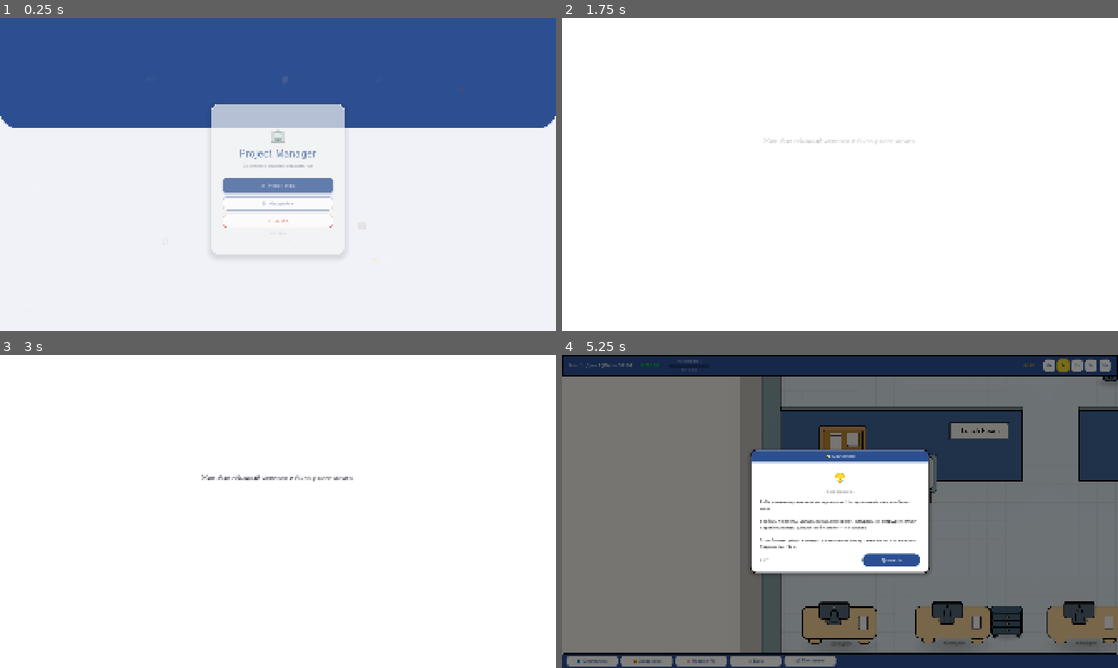
Above: before the commit, frames 1-4 (two rows, left to right).
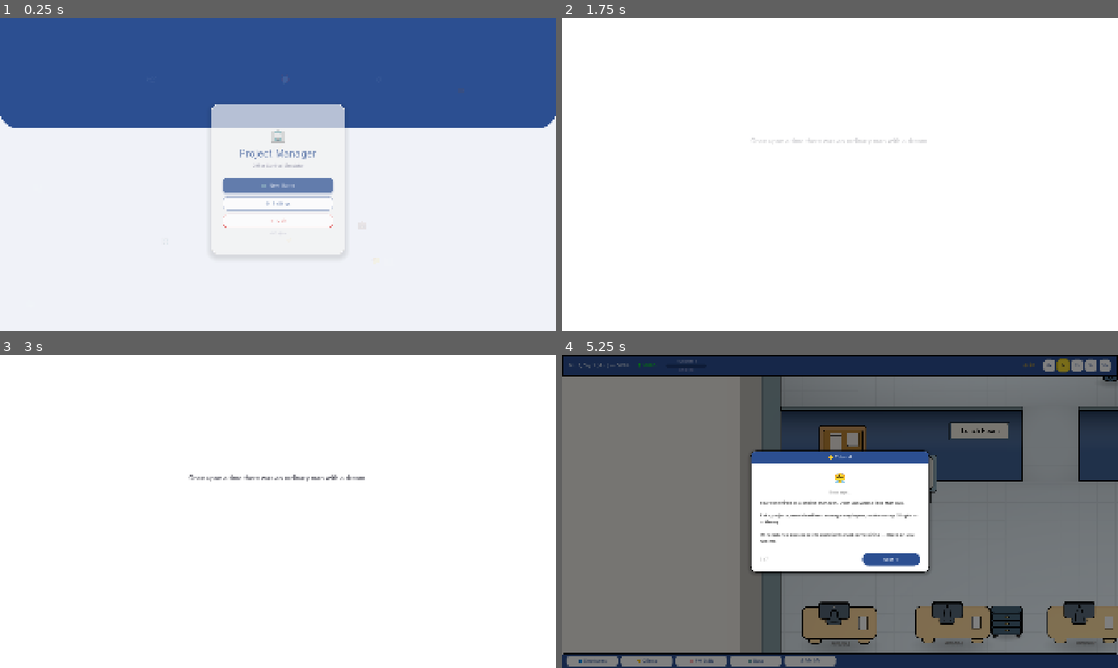
Above: after the commit, the same moments.

Repository: Esca69/project-manager-sim
Game: Godot game, scene res://Scenes/main_menu.tscn
The game is run twice, just before and just after one commit, with the same random seed, the same clock (stepped at 60 frames per second) and the same inputs. Sound files missing from this copy of the repository are replaced by a short silence.
Inputs (mouse positions are in pixels of both pictures, inside the frame that each line leads up to):
- Up to frame 1 (0.25 s): no input
- Up to frame 2 (1.75 s): click "🆕 Новая игра" (after the commit: "🆕 New Game") at 0.5 s; tap Enter at 1.25 s; move the mouse to (962, 158) at 1.27 s; hold Right (ui_right) from 1.28 s (still down); tap E (interact) at 1.35 s; click (962, 158) at 1.42 s
- Up to frame 3 (3 s): tap Space at 2 s; move the mouse to (166, 527) at 2.02 s; release Right (ui_right) at 2.03 s; hold Down (ui_down) 2.03-2.78 s; tap Q (motivate) at 2.1 s; tap Enter at 2.75 s; move the mouse to (333, 442) at 2.77 s; hold Right (ui_right) from 2.78 s (still down); tap R (no_toilet) at 2.85 s
- Up to frame 4 (5.25 s): tap Space at 3.5 s; move the mouse to (812, 574) at 3.52 s; release Right (ui_right) at 3.53 s; hold Up (ui_up) 3.53-4.28 s; tap 4 (speed_10x) at 3.6 s; click (812, 574) at 3.67 s; move the mouse to (1006, 558) at 4.27 s; hold Left (ui_left) 4.28-5 s; hold 1 (speed_1x) 4.28-5 s; click "Далее →" (after the commit: "Next →") at 5 s

The runs differ from the first frame. In frame 1, 0.1% of the frame differs, in the area x 43-57%, y 46-66%; in frame 2, less than 0.1%; in frame 3, 0.3%; in frame 4, 2.8%, in the area x 2-100%, y 1-99%.

Commit message:
Add lighting, shaders, typing sound, auto-lang
Add gradient textures, multiple PointLight2D and Sprite2D nodes to Scenes/office.tscn to create lighting/toning effects (plus a small BookcaseSide position tweak). Add a Sprite placeholder in player.tscn. Add Sound/typing.mp3 and its import settings. Introduce _apply_volume_materials() in Scripts/player.gd and Scripts/employee.gd (and call it from _ready) to apply a shader-based volumetric light/shadow effect to body sprites, clean up legacy shadow test sprites, and ensure the head sprite is not affected. Also fix a comment typo and add automatic language detection on first run in Scripts/main_menu.gd (_load_settings).

Diff:
--- a/Scenes/office.tscn
+++ b/Scenes/office.tscn
@@ -86,6 +86,42 @@
 [sub_resource type="RectangleShape2D" id="RectangleShape2D_8yipd"]
 size = Vector2(957.5, 292)
 
+[sub_resource type="Gradient" id="Gradient_1fy8r"]
+offsets = PackedFloat32Array(0, 0.62, 1)
+colors = PackedColorArray(1, 1, 1, 1, 0.44666666, 0.44666666, 0.44666666, 1, 0, 0, 0, 1)
+
+[sub_resource type="GradientTexture2D" id="GradientTexture2D_drf25"]
+gradient = SubResource("Gradient_1fy8r")
+fill = 1
+fill_from = Vector2(0.5233645, 0.54672897)
+fill_to = Vector2(1, 1)
+
+[sub_resource type="Gradient" id="Gradient_drf25"]
+offsets = PackedFloat32Array(0, 0.34, 1)
+colors = PackedColorArray(1, 1, 1, 0, 0.85490197, 0.85490197, 0.85490197, 0, 0, 0, 0, 1)
+
+[sub_resource type="GradientTexture2D" id="GradientTexture2D_kwql6"]
+gradient = SubResource("Gradient_drf25")
+fill = 1
+fill_from = Vector2(0.4813084, 0.49532712)
+
+[sub_resource type="Gradient" id="Gradient_kwql6"]
+offsets = PackedFloat32Array(0, 0.5733333)
+colors = PackedColorArray(0, 0, 0, 1, 1, 1, 1, 0)
+
+[sub_resource type="GradientTexture2D" id="GradientTexture2D_hwh3d"]
+gradient = SubResource("Gradient_kwql6")
+fill_from = Vector2(0.5221239, 0)
+fill_to = Vector2(0.5233645, 1)
+
+[sub_resource type="Gradient" id="Gradient_hwh3d"]
+interpolation_mode = 2
+
+[sub_resource type="GradientTexture2D" id="GradientTexture2D_igjay"]
+gradient = SubResource("Gradient_hwh3d")
+fill_from = Vector2(0.22897196, 0.1542056)
+fill_to = Vector2(0.7196262, 0.682243)
+
 [node name="Office" type="Node2D"]
 z_as_relative = false
 script = ExtResource("1_2vylc")
@@ -174,6 +210,179 @@
 position = Vector2(-373.75, -236)
 shape = SubResource("RectangleShape2D_8yipd")
 
+[node name="PointLight2D" type="PointLight2D" parent="FullOffice/StaticBody2D"]
+position = Vector2(-784.99994, 470)
+scale = Vector2(34.250004, 17.4375)
+energy = 0.1
+shadow_enabled = true
+shadow_color = Color(0, 0, 0, 0.89411765)
+texture = SubResource("GradientTexture2D_drf25")
+
+[node name="PointLight2D3" type="PointLight2D" parent="FullOffice/StaticBody2D"]
+position = Vector2(-46, -622)
+scale = Vector2(10.906254, 7.9062495)
+energy = 0.1
+shadow_enabled = true
+shadow_color = Color(0, 0, 0, 0.89411765)
+texture = SubResource("GradientTexture2D_drf25")
+
+[node name="PointLight2D4" type="PointLight2D" parent="FullOffice/StaticBody2D"]
+position = Vector2(725, -619)
+scale = Vector2(10.906254, 7.9062495)
+energy = 0.1
+shadow_enabled = true
+shadow_color = Color(0, 0, 0, 0.89411765)
+texture = SubResource("GradientTexture2D_drf25")
+
+[node name="PointLight2D2" type="PointLight2D" parent="FullOffice/StaticBody2D"]
+position = Vector2(-1175.5, -616.5)
+scale = Vector2(21.859375, 7.765624)
+energy = 0.1
+shadow_color = Color(0, 0, 0, 0.89411765)
+texture = SubResource("GradientTexture2D_drf25")
+
+[node name="Sprite2D" type="Sprite2D" parent="FullOffice/StaticBody2D"]
+modulate = Color(1, 1, 1, 0.15686275)
+position = Vector2(-1173.75, -619.74994)
+scale = Vector2(22.085938, 7.8671856)
+texture = SubResource("GradientTexture2D_kwql6")
+
+[node name="Sprite2D2" type="Sprite2D" parent="FullOffice/StaticBody2D"]
+modulate = Color(1, 1, 1, 0.050980393)
+position = Vector2(-784.875, 461.49997)
+scale = Vector2(34.183598, 17.828125)
+texture = SubResource("GradientTexture2D_kwql6")
+
+[node name="Sprite2D3" type="Sprite2D" parent="FullOffice/StaticBody2D"]
+modulate = Color(1, 1, 1, 0.09803922)
+position = Vector2(-44.9375, -621.4375)
+scale = Vector2(10.935548, 7.8886714)
+texture = SubResource("GradientTexture2D_kwql6")
+
+[node name="Sprite2D6" type="Sprite2D" parent="FullOffice/StaticBody2D"]
+modulate = Color(1, 1, 1, 0.09803922)
+position = Vector2(205.76558, -238.99998)
+scale = Vector2(3.2260733, 4.0625005)
+texture = SubResource("GradientTexture2D_kwql6")
+
+[node name="Sprite2D9" type="Sprite2D" parent="FullOffice/StaticBody2D"]
+modulate = Color(1, 1, 1, 0.08235294)
+position = Vector2(977, -239.99998)
+scale = Vector2(3.1396487, 4.0625005)
+texture = SubResource("GradientTexture2D_kwql6")
+
+[node name="Sprite2D10" type="Sprite2D" parent="FullOffice/StaticBody2D"]
+modulate = Color(1, 1, 1, 0.08235294)
+position = Vector2(1235.0001, -241.99997)
+scale = Vector2(2.7224116, 4.125)
+texture = SubResource("GradientTexture2D_kwql6")
+
+[node name="Sprite2D7" type="Sprite2D" parent="FullOffice/StaticBody2D"]
+modulate = Color(1, 1, 1, 0.08235294)
+position = Vector2(-949.5, -238.5)
+scale = Vector2(2.9843757, 4.0468745)
+texture = SubResource("GradientTexture2D_kwql6")
+
+[node name="Sprite2D8" type="Sprite2D" parent="FullOffice/StaticBody2D"]
+modulate = Color(1, 1, 1, 0.08235294)
+position = Vector2(1093.0001, -9.999995)
+scale = Vector2(24.500006, 3.1249998)
+texture = SubResource("GradientTexture2D_kwql6")
+
+[node name="Sprite2D4" type="Sprite2D" parent="FullOffice/StaticBody2D"]
+modulate = Color(1, 1, 1, 0.050980393)
+position = Vector2(727, -618.9688)
+scale = Vector2(10.935548, 7.7802744)
+texture = SubResource("GradientTexture2D_kwql6")
+
+[node name="Sprite2D5" type="Sprite2D" parent="FullOffice/StaticBody2D"]
+modulate = Color(1, 1, 1, 0.08235294)
+position = Vector2(1382.0313, -462.96875)
+scale = Vector2(7.2802734, 2.7802732)
+texture = SubResource("GradientTexture2D_kwql6")
+
+[node name="walltoner" type="Sprite2D" parent="FullOffice/StaticBody2D"]
+modulate = Color(1, 1, 1, 0.39215687)
+position = Vector2(-1462.5, -230.5)
+scale = Vector2(13.015625, 3.796875)
+texture = SubResource("GradientTexture2D_hwh3d")
+
+[node name="walltoner2" type="Sprite2D" parent="FullOffice/StaticBody2D"]
+modulate = Color(1, 1, 1, 0.39215687)
+position = Vector2(-373.7499, -232)
+scale = Vector2(14.929687, 3.796875)
+texture = SubResource("GradientTexture2D_hwh3d")
+
+[node name="walltoner3" type="Sprite2D" parent="FullOffice/StaticBody2D"]
+modulate = Color(1, 1, 1, 0.39215687)
+position = Vector2(625.125, -233)
+scale = Vector2(7.7773438, 3.796875)
+texture = SubResource("GradientTexture2D_hwh3d")
+
+[node name="walltoner4" type="Sprite2D" parent="FullOffice/StaticBody2D"]
+modulate = Color(1, 1, 1, 0.39215687)
+position = Vector2(1601.5626, -231)
+scale = Vector2(8.701175, 3.796875)
+texture = SubResource("GradientTexture2D_hwh3d")
+
+[node name="walltoner5" type="Sprite2D" parent="FullOffice/StaticBody2D"]
+modulate = Color(1, 1, 1, 0.39215687)
+position = Vector2(1383.7813, -668.00006)
+scale = Vector2(7.319336, 3.796875)
+texture = SubResource("GradientTexture2D_hwh3d")
+
+[node name="walltoner6" type="Sprite2D" parent="FullOffice/StaticBody2D"]
+modulate = Color(1, 1, 1, 0.39215687)
+position = Vector2(543.8906, -992)
+scale = Vector2(5.284666, 3.796875)
+texture = SubResource("GradientTexture2D_hwh3d")
+
+[node name="walltoner7" type="Sprite2D" parent="FullOffice/StaticBody2D"]
+modulate = Color(1, 1, 1, 0.39215687)
+position = Vector2(139.9453, -990)
+scale = Vector2(5.2517066, 3.796875)
+texture = SubResource("GradientTexture2D_hwh3d")
+
+[node name="walltoner8" type="Sprite2D" parent="FullOffice/StaticBody2D"]
+modulate = Color(1, 1, 1, 0.39215687)
+position = Vector2(-766.00006, -991)
+scale = Vector2(9.360229, 3.796875)
+texture = SubResource("GradientTexture2D_hwh3d")
+
+[node name="walltoner9" type="Sprite2D" parent="FullOffice/StaticBody2D"]
+modulate = Color(1, 1, 1, 0.39215687)
+position = Vector2(-1474.2637, -991)
+scale = Vector2(1.1957394, 3.796875)
+texture = SubResource("GradientTexture2D_hwh3d")
+
+[node name="Window" type="PointLight2D" parent="FullOffice/StaticBody2D"]
+position = Vector2(-1697.5, -991.5)
+scale = Vector2(5.4843755, 3.453125)
+color = Color(1, 0.8235294, 0.32156864, 1)
+energy = 0.3
+texture = SubResource("GradientTexture2D_igjay")
+
+[node name="Window2" type="PointLight2D" parent="FullOffice/StaticBody2D"]
+position = Vector2(-1250, -991)
+scale = Vector2(5.4843755, 3.453125)
+color = Color(1, 0.8235294, 0.32156864, 1)
+energy = 0.3
+texture = SubResource("GradientTexture2D_igjay")
+
+[node name="Window3" type="PointLight2D" parent="FullOffice/StaticBody2D"]
+position = Vector2(-212, -989)
+scale = Vector2(5.4843755, 3.453125)
+color = Color(1, 0.8235294, 0.32156864, 1)
+energy = 0.3
+texture = SubResource("GradientTexture2D_igjay")
+
+[node name="Window4" type="PointLight2D" parent="FullOffice/StaticBody2D"]
+position = Vector2(897, -992)
+scale = Vector2(5.4843755, 3.453125)
+color = Color(1, 0.8235294, 0.32156864, 1)
+energy = 0.3
+texture = SubResource("GradientTexture2D_igjay")
+
 [node name="WorldObjects" type="Node2D" parent="." groups=["world_layer"]]
 y_sort_enabled = true
 
@@ -333,5 +542,5 @@
 texture = ExtResource("29_drf25")
 
 [node name="BookcaseSide" type="Sprite2D" parent="."]
-position = Vector2(1916, -587)
+position = Vector2(1913, -577)
 texture = ExtResource("30_kwql6")
--- a/Scenes/player.tscn
+++ b/Scenes/player.tscn
@@ -39,3 +39,5 @@
 [node name="CollisionShape2D" type="CollisionShape2D" parent="InteractionZone"]
 position = Vector2(-2, -32)
 shape = SubResource("CircleShape2D_cvnsp")
+
+[node name="Sprite2D2" type="Sprite2D" parent="."]
--- a/Scripts/employee.gd
+++ b/Scripts/employee.gd
@@ -231,6 +231,8 @@
 func _ready():
 	add_to_group("npc")
 	start_breathing_animation()
+
+	_apply_volume_materials()
 
 	nav_agent.path_desired_distance = 20.0
 	nav_agent.target_desired_distance = 20.0
@@ -2332,3 +2334,44 @@
 		if desk.assigned_employee == data:
 			desk.unassign_employee()
 			break
+
+func _apply_volume_materials():
+	# Убираем старую настройку обрезки, чтобы вернуть голову!
+	body_sprite.clip_children = CanvasItem.CLIP_CHILDREN_DISABLED
+
+	# Удаляем старые тестовые спрайты теней, если они вдруг остались в сцене
+	for child in body_sprite.get_children():
+		if child is Sprite2D and child != head_sprite:
+			child.queue_free()
+
+	# Создаем шейдер. Он возьмет оригинальный цвет рубашки и математически идеально
+	# затемнит низ и высветлит верх, вообще не трогая голову.
+	var shader_code = """
+	shader_type canvas_item;
+
+	void fragment() {
+		// Берем оригинальный пиксель спрайта (включая self_modulate)
+		vec4 c = texture(TEXTURE, UV) * COLOR;
+
+		// Создаем идеально плавный градиент для тени снизу (от 0.4 до 1.0 по вертикали)
+		float shadow = smoothstep(0.6, 1.0, UV.y);
+		// Создаем плавный блик сверху (от 0.3 до 0.0)
+		float highlight = smoothstep(0.3, 0.0, UV.y);
+
+		// Умножаем низ на темный цвет (эффект Multiply)
+		c.rgb = mix(c.rgb, c.rgb * 0.4, shadow * 0.4);
+
+		// Добавляем свет сверху (эффект Add)
+		c.rgb = c.rgb + (vec3(1.0) * highlight * 0.15);
+
+		COLOR = c;
+	}
+	"""
+
+	var mat = ShaderMaterial.new()
+	var shader = Shader.new()
+	shader.code = shader_code
+	mat.shader = shader
+
+	# Шейдер применяется ТОЛЬКО к рубашке, голова его не наследует!
+	body_sprite.material = mat
--- a/Scripts/main_menu.gd
+++ b/Scripts/main_menu.gd
@@ -5,7 +5,7 @@
 
 const SETTINGS_PATH = "user://settings.json"
 
-# Цвета в стил�� игры
+# Цвета в стил игры
 const COLOR_PRIMARY = Color(0.17254902, 0.30980393, 0.5686275, 1)  # Синий как в bottom_bar
 const COLOR_PRIMARY_LIGHT = Color(0.25, 0.42, 0.72, 1)
 const COLOR_ACCENT = Color(0.29803923, 0.6862745, 0.3137255, 1)    # Зелёный как end_day_button
@@ -601,7 +601,14 @@
 
 func _load_settings():
 	if not FileAccess.file_exists(SETTINGS_PATH):
+		# --- АВТООПРЕДЕЛЕНИЕ ЯЗЫКА ПРИ ПЕРВОМ ЗАПУСКЕ ---
+		var os_lang = OS.get_locale_language()
+		if os_lang == "ru":
+			TranslationServer.set_locale("ru")
+		else:
+			TranslationServer.set_locale("en")
 		return
+
 	var file = FileAccess.open(SETTINGS_PATH, FileAccess.READ)
 	if not file:
 		return
--- a/Scripts/player.gd
+++ b/Scripts/player.gd
@@ -78,6 +78,9 @@
 
 	body_sprite.self_modulate = Color("#a2c5ea")
 	head_sprite.self_modulate = Color("#fff0e1")
+
+	# === ПРИМЕНЯЕМ ОБЪЕМНЫЙ СВЕТ И ТЕНЬ К ТЕЛУ ===
+	_apply_volume_materials()
 
 	# Подключаем тики времени для кулдаунов
 	GameTime.time_tick.connect(_on_motivate_time_tick)
@@ -890,3 +893,47 @@
 	else:
 		_no_toilet_btn.disabled = false
 		_no_toilet_cooldown_label.text = tr("PLAYER_SKILL_READY")
+
+# =================================================================
+# === ИСПРАВЛЕННЫЙ ОБЪЕМНЫЙ СВЕТ И ТЕНЬ (ЧЕРЕЗ ШЕЙДЕР) ===
+# =================================================================
+func _apply_volume_materials():
+	# Убираем старую настройку обрезки, чтобы вернуть голову!
+	body_sprite.clip_children = CanvasItem.CLIP_CHILDREN_DISABLED
+
+	# Удаляем старые тестовые спрайты теней, если они вдруг остались в сцене
+	for child in body_sprite.get_children():
+		if child is Sprite2D and child != head_sprite:
+			child.queue_free()
+
+	# Создаем шейдер. Он возьмет оригинальный цвет рубашки и математически идеально
+	# затемнит низ и высветлит верх, вообще не трогая голову.
+	var shader_code = """
+	shader_type canvas_item;
+
+	void fragment() {
+		// Берем оригинальный пиксель спрайта (включая self_modulate)
+		vec4 c = texture(TEXTURE, UV) * COLOR;
+
+		// Создаем идеально плавный градиент для тени снизу (от 0.4 до 1.0 по вертикали)
+		float shadow = smoothstep(0.6, 1.0, UV.y);
+		// Создаем плавный блик сверху (от 0.3 до 0.0)
+		float highlight = smoothstep(0.3, 0.0, UV.y);
+
+		// Умножаем низ на темный цвет (эффект Multiply)
+		c.rgb = mix(c.rgb, c.rgb * 0.4, shadow * 0.4);
+
+		// Добавляем свет сверху (эффект Add)
+		c.rgb = c.rgb + (vec3(1.0) * highlight * 0.15);
+
+		COLOR = c;
+	}
+	"""
+
+	var mat = ShaderMaterial.new()
+	var shader = Shader.new()
+	shader.code = shader_code
+	mat.shader = shader
+
+	# Шейдер применяется ТОЛЬКО к рубашке, голова его не наследует!
+	body_sprite.material = mat
Not shown: 1 places in Scenes/office.tscn that only renumber resources
Not shown, added: Sound/typing.mp3.import
Not shown, added: Sound/typing.mp3
